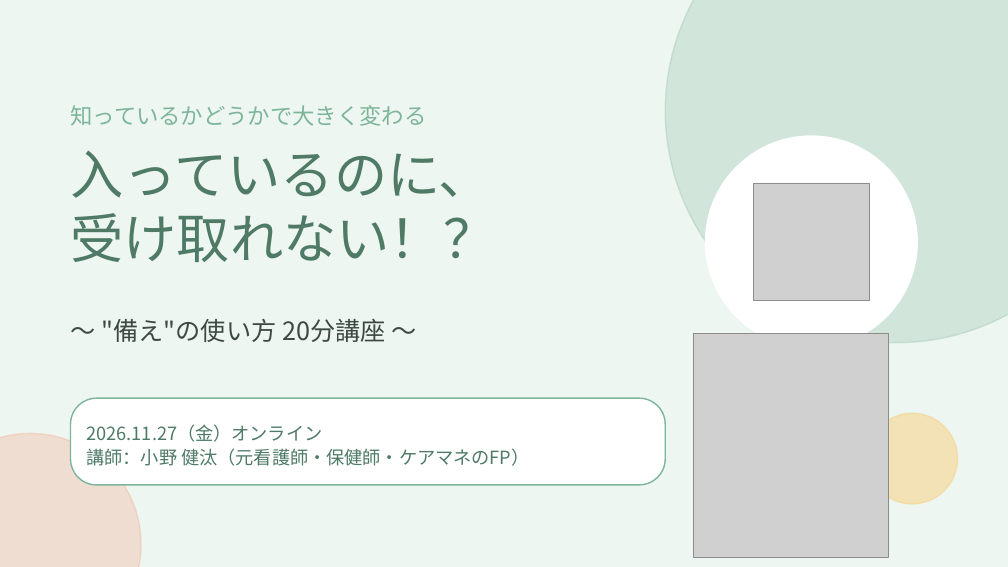
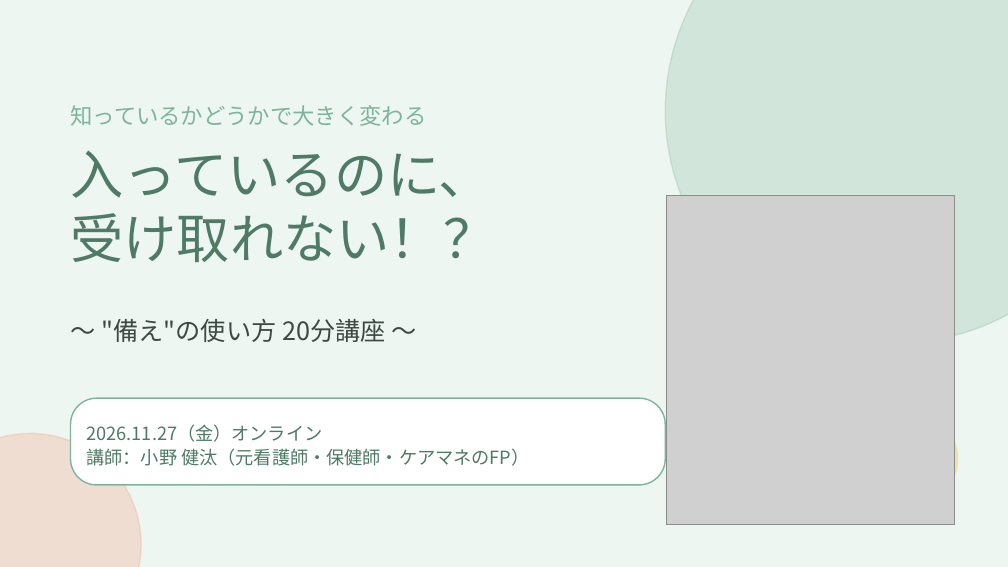
Before and after one commit to onohome403-ops/FP-onoken, a slide deck: slide 1 of セミナー資料/1127ミニセミナー_入っているのに受け取れない.pptx. Drawn at 1008x567 pixels with LibreOffice and Linux fonts; fonts in the diff are those of the drawing; grey boxes stand for pictures. Boxes give left, top, right and bottom in pixels: in the first picture for what was removed or moved away, otherwise in the second. Text is boxed around its words. In the diff, an @@ line names an element or a change of style, - is before the commit and + after.

```diff
--- a/セミナー資料/1127ミニセミナー_入っているのに受け取れない.pptx
+++ b/セミナー資料/1127ミニセミナー_入っているのに受け取れない.pptx
@@ ellipse removed at [706, 136, 917, 348] @@
@@ picture: place and size @@
-picture at [694, 334, 889, 557]
+picture at [666, 196, 954, 524]
@@ picture removed at [753, 183, 870, 300] @@
```
Also in this commit, not shown: 1 other slide changed, 1 other file.
